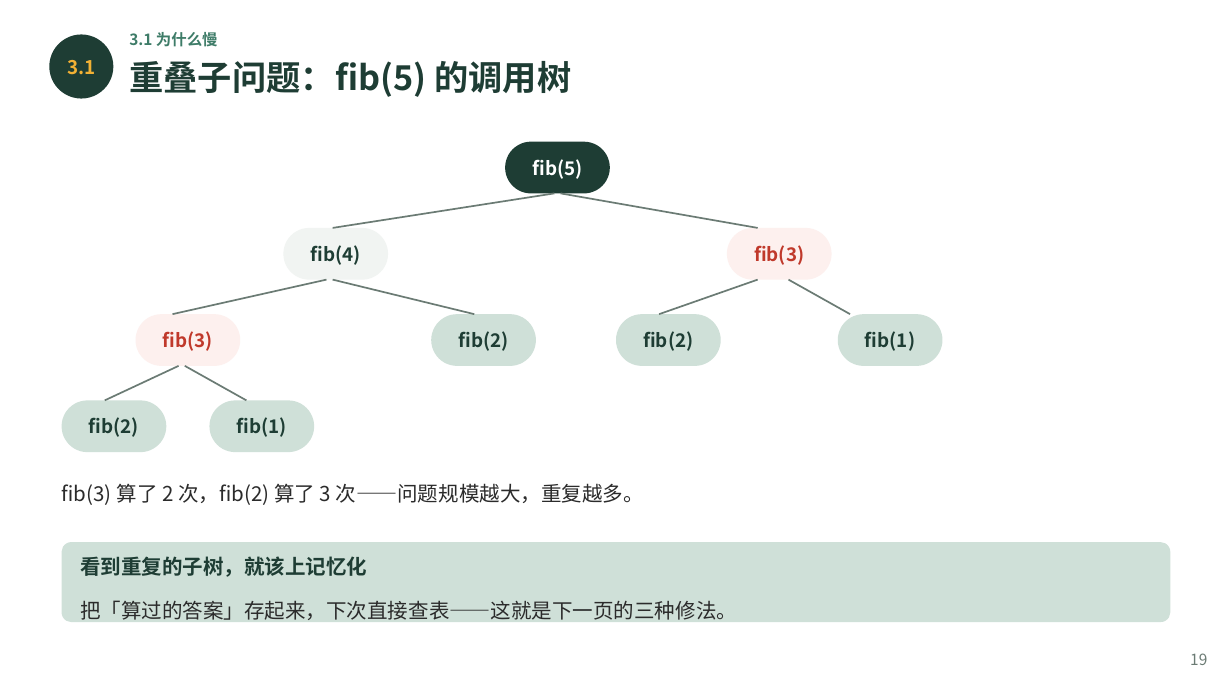
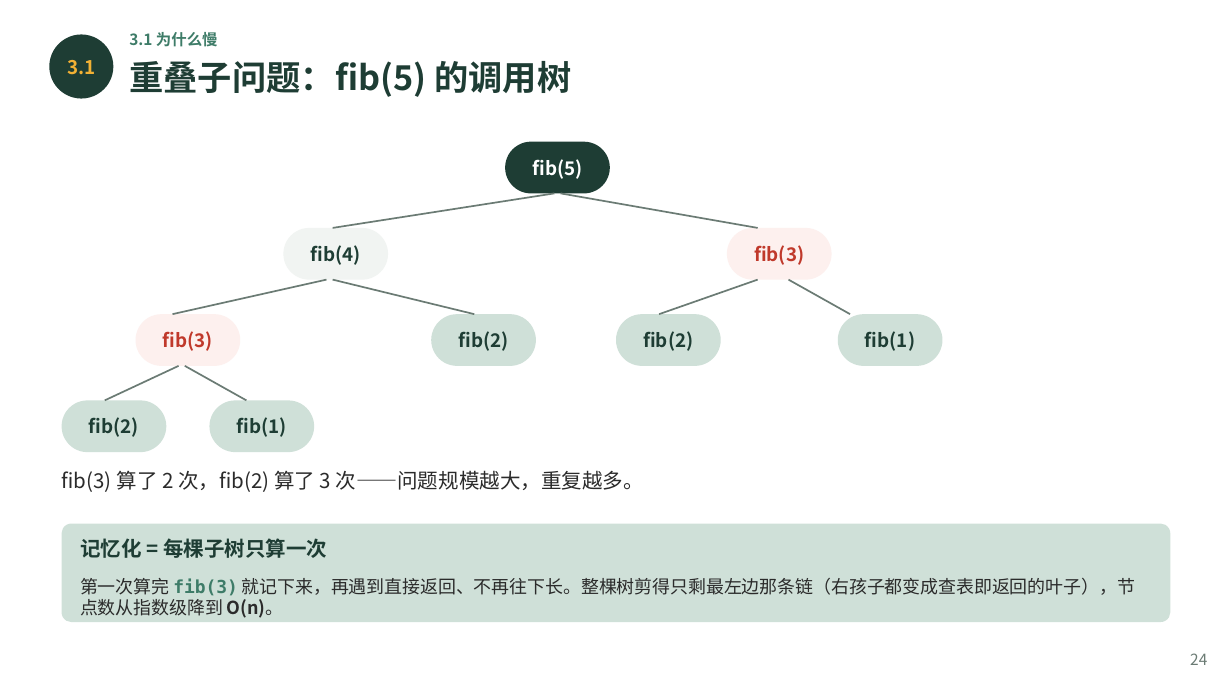
Before and after one commit to GMyhf/2026fall-cs101, a slide deck: slide 24 of courseware/202610_ADS_W08_Recursion.pptx (slide 19 before the commit). Drawn at 1232x693 pixels with LibreOffice and Linux fonts; fonts in the diff are those of the drawing. Boxes give left, top, right and bottom in pixels: in the first picture for what was removed or moved away, otherwise in the second. Text is boxed around its words. In the diff, an @@ line names an element or a change of style, - is before the commit and + after.

```diff
--- a/courseware/202610_ADS_W08_Recursion.pptx
+++ b/courseware/202610_ADS_W08_Recursion.pptx
@@ text "fib(3) 算了 2 次，fib(2) 算了 ...": place and size @@
-text "fib(3) 算了 2 次，fib(2) 算了 ..." at bbox=[62, 483, 644, 505]
+text "fib(3) 算了 2 次，fib(2) 算了 ..." at bbox=[62, 470, 644, 492]
@@ rounded rectangle: place and size @@
-rounded rectangle at bbox=[62, 542, 1170, 622]
+rounded rectangle at bbox=[62, 524, 1170, 622]
@@ rounded rectangle at bbox=[62, 524, 1170, 622]: proportions changed @@
@@ text at bbox=[80, 538, 327, 558]: text changed @@
-看到重复的子树，就该上记忆化
+记忆化 = 每棵子树只算一次
@@ text at bbox=[80, 578, 1135, 618]: text changed; size 12 to 10.5 pt @@
-把「算过的答案」存起来，下次直接查表——这就是下一页的三种修法。
+第一次算完 fib(3) 就记下来，再遇到直接返回、不再往下长。整棵树剪得只剩最左边那条链（右孩子都变成查表即返回的叶子），节点数从指数级降到 O(n)。
@@ text at bbox=[1190, 653, 1207, 665]: text changed @@
-19
+24
```
Also in this commit, not shown: 35 other slides changed, 4 slides added, 7 other files.
